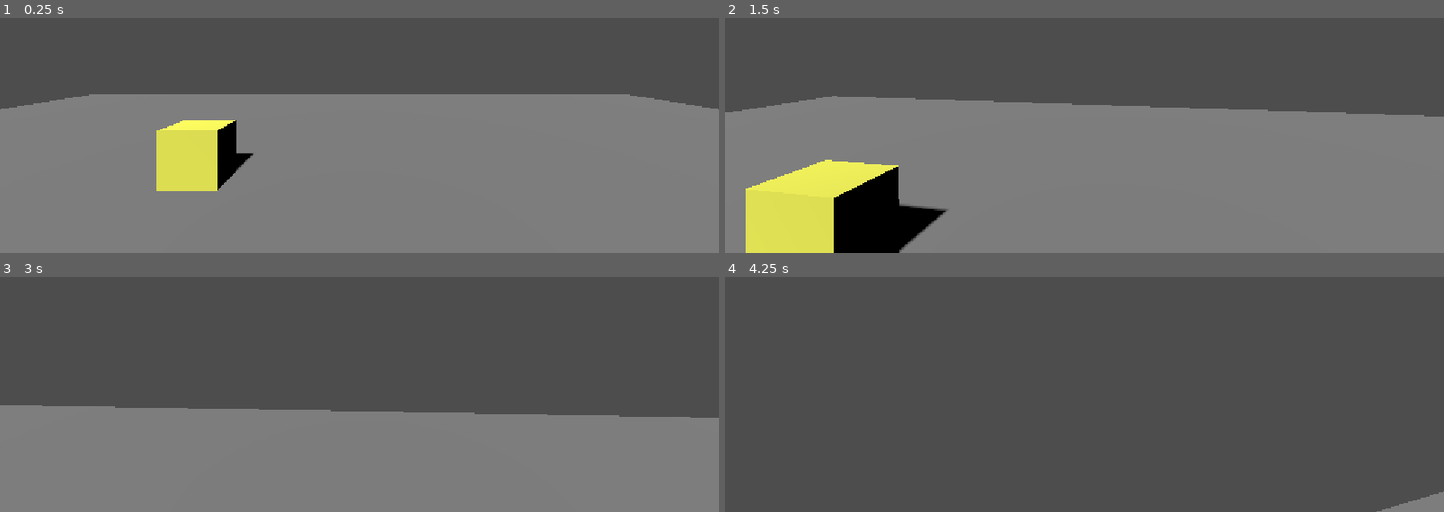
Above: before the commit, frames 1-4 (two rows, left to right).
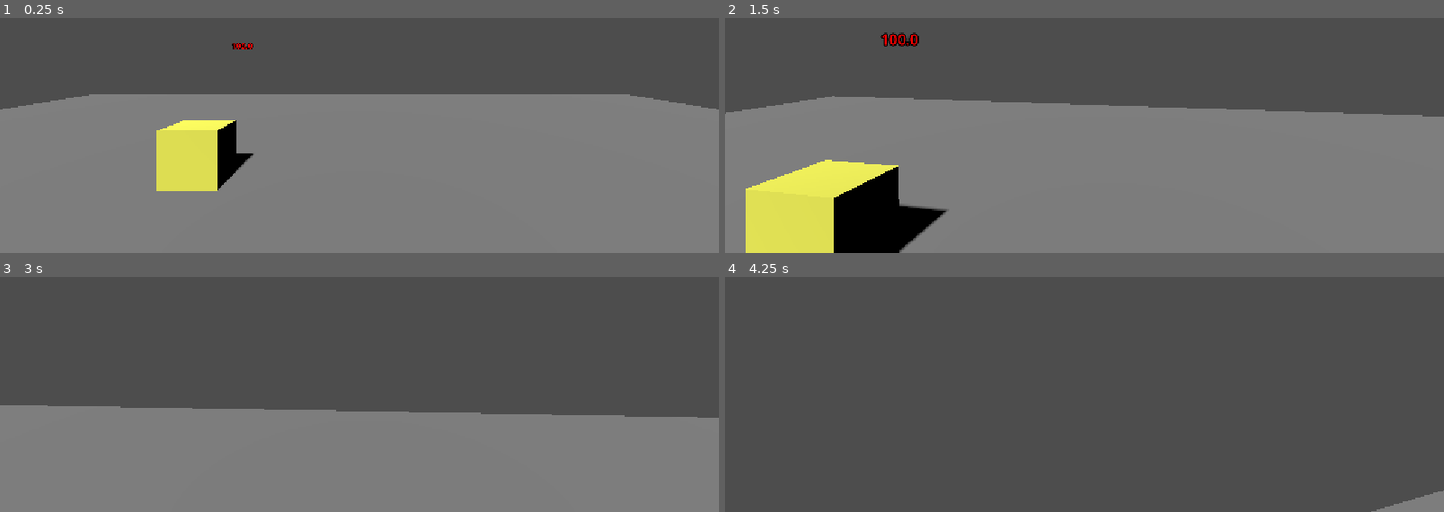
Above: after the commit, the same moments.

Repository: santiagotafur2026/ultimo-turno
Game: Godot game, scene res://main.tscn
Same seed, same stepped clock (60 frames per second), same inputs: the game is played once before the commit and once after it.
Inputs (mouse positions are in pixels of both pictures, inside the frame that each line leads up to):
- Up to frame 1 (0.25 s): no input
- Up to frame 2 (1.5 s): move the mouse to (1120, 48) at 0.52 s; press the mouse at (1120, 48) at 0.53 s; hold W (move_up) from 0.53 s (still down); move the mouse to (1048, 53) at 1.27 s; release the mouse at (1048, 53) at 1.28 s; right-click (1048, 53) at 1.35 s
- Up to frame 3 (3 s): keep holding W (move_up); click (323, 312) at 1.55 s; move the mouse to (373, 302) at 2.02 s; hold Shift (correr) 2.03-2.78 s; click (373, 302) at 2.3 s; move the mouse to (352, 316) at 2.77 s; click (352, 316) at 2.85 s
- Up to frame 4 (4.25 s): keep holding W (move_up); move the mouse to (1134, 314) at 3.52 s; press the mouse at (1134, 314) at 3.53 s

The runs differ from the first frame. In frame 1, less than 0.1% of the frame differs, in the area x 0-100%, y 10-65%; in frame 2, 0.3%, in the area x 0-98%, y 6-99%; in frame 3, less than 0.1%; in frame 4, less than 0.1%.

Commit message:
Create Label  calor
Crear el label en  pantalla para el nivel de calor de los paneles

Diff:
--- a/main.tscn
+++ b/main.tscn
@@ -62,7 +62,7 @@
 debug_color = Color(0.42024747, 0.47493756, 0.96540266, 0.41960785)
 
 [node name="MeshInstance3D" type="MeshInstance3D" parent="StaticBody3D" unique_id=504488516]
-transform = Transform3D(1, 0, 0, 0, 1, 0, 0, 0, 1, 0, 0.03821659, 0)
+transform = Transform3D(1, 0, 0, 0, 1, 0, 0, 0, 1, -0.0014564991, 0.030973434, -0.022338867)
 mesh = SubResource("BoxMesh_hchaj")
 
 [node name="Camera3D" type="Camera3D" parent="." unique_id=733500645 node_paths=PackedStringArray("objetivo")]
@@ -106,6 +106,11 @@
 transform = Transform3D(1, 0, 0, 0, 1, 0, 0, 0, 1, -1.9614843, -0.0150101185, 0.36846304)
 shape = SubResource("BoxShape3D_hchaj")
 
+[node name="Label3D" type="Label3D" parent="panel1" unique_id=1980813844]
+transform = Transform3D(1, 0, 0, 0, 1, 0, 0, 0, 1, -1.0395044, 1.5, 0)
+billboard = 1
+text = "100.0"
+
 [node name="panel3" type="StaticBody3D" parent="." unique_id=961389470 groups=["interactivos"]]
 transform = Transform3D(1, 0, 0, 0, 1, 0, 0, 0, 1, -0.83553517, 1.0957007, 7.5433097)
 script = ExtResource("5_272bh")
@@ -117,6 +122,11 @@
 [node name="CollisionShape3D" type="CollisionShape3D" parent="panel3" unique_id=412281422]
 transform = Transform3D(1, 0, 0, 0, 1, 0, 0, 0, 1, -1.9614843, -0.0150101185, 0.36846304)
 shape = SubResource("BoxShape3D_hchaj")
+
+[node name="Label3D" type="Label3D" parent="panel3" unique_id=2057900272]
+transform = Transform3D(-0.3445459, 0.012350607, 0.9386884, -0.06285843, 0.99736583, -0.03619483, -0.93666255, -0.07147521, -0.342862, 0.4774115, 2.6614113, 0)
+text = "100.0
+"
 
 [node name="panel2" type="StaticBody3D" parent="." unique_id=1313676543 groups=["interactivos"]]
 transform = Transform3D(1.36, 0, 0, 0, 1.359, 0, 0, 0, 1, -0.95015657, 1.1260657, 3.0159419)
@@ -130,6 +140,11 @@
 transform = Transform3D(1, 0, 0, 0, 1, 0, 0, 0, 1, -1.9614843, -0.0150101185, 0.36846304)
 shape = SubResource("BoxShape3D_hchaj")
 
+[node name="Label3D" type="Label3D" parent="panel2" unique_id=632282939]
+transform = Transform3D(0.7352941, 0, 0, 0, 0.7358345, 0, 0, 0, 1, -0.84712446, 1.4460542, 0.23784733)
+billboard = 1
+text = "100.0"
+
 [node name="panel4" type="StaticBody3D" parent="." unique_id=368436904 groups=["interactivos"]]
 transform = Transform3D(1.0426005, 0, 0, 0, 1.0420878, 0, 0, 0, 0.7673696, -0.95015657, 1.0594807, -5.226932)
 script = ExtResource("5_272bh")
@@ -141,3 +156,8 @@
 [node name="CollisionShape3D" type="CollisionShape3D" parent="panel4" unique_id=1897845023]
 transform = Transform3D(1, 0, 0, 0, 1, 0, 0, 0, 1, -1.9614843, -0.0150101185, 0.36846304)
 shape = SubResource("BoxShape3D_hchaj")
+
+[node name="Label3D" type="Label3D" parent="panel4" unique_id=2014437375]
+transform = Transform3D(0.9591401, 0, 0, 0, 0.9596113, 0, 0, 0, 1.3031511, -1.2966034, 1.9399685, 0.019942284)
+billboard = 1
+text = "100.0"
--- a/panel.gd
+++ b/panel.gd
@@ -1,7 +1,23 @@
-extends StaticBody3D
+extends Node3D
+
 var calor = 100.0
+@onready var texto = $Label3D
+
+func _ready():
+	actualizar_texto()
 
 func enfriar(delta):
 	calor -= 5.0 * delta
 	if calor < 0:
 		calor = 0
+	actualizar_texto()
+
+func actualizar_texto():
+	texto.text = str(snappedf(calor, 0.1))
+
+	if calor > 70:
+		texto.modulate = Color.RED
+	elif calor > 50:
+		texto.modulate = Color.ORANGE
+	else:
+		texto.modulate = Color.GREEN
